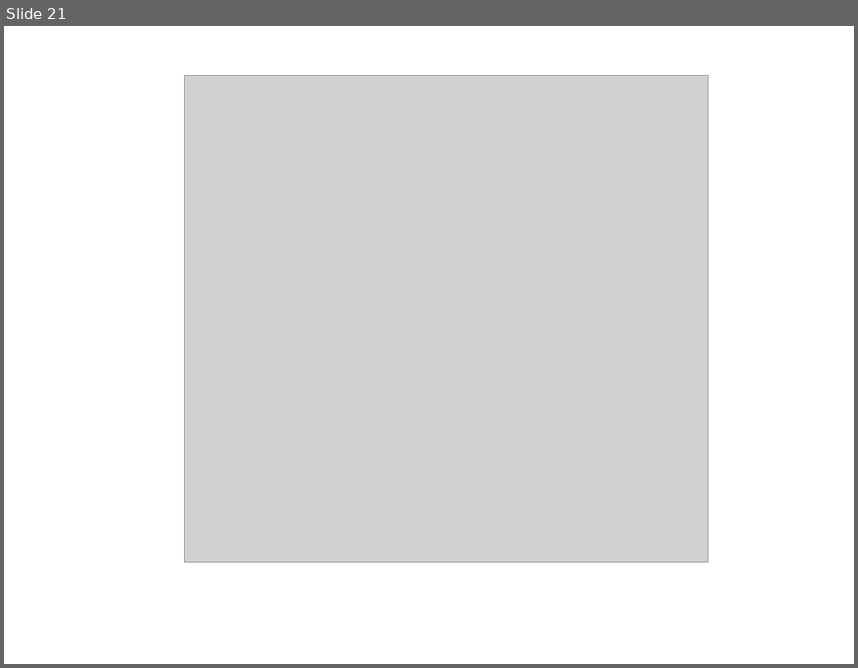
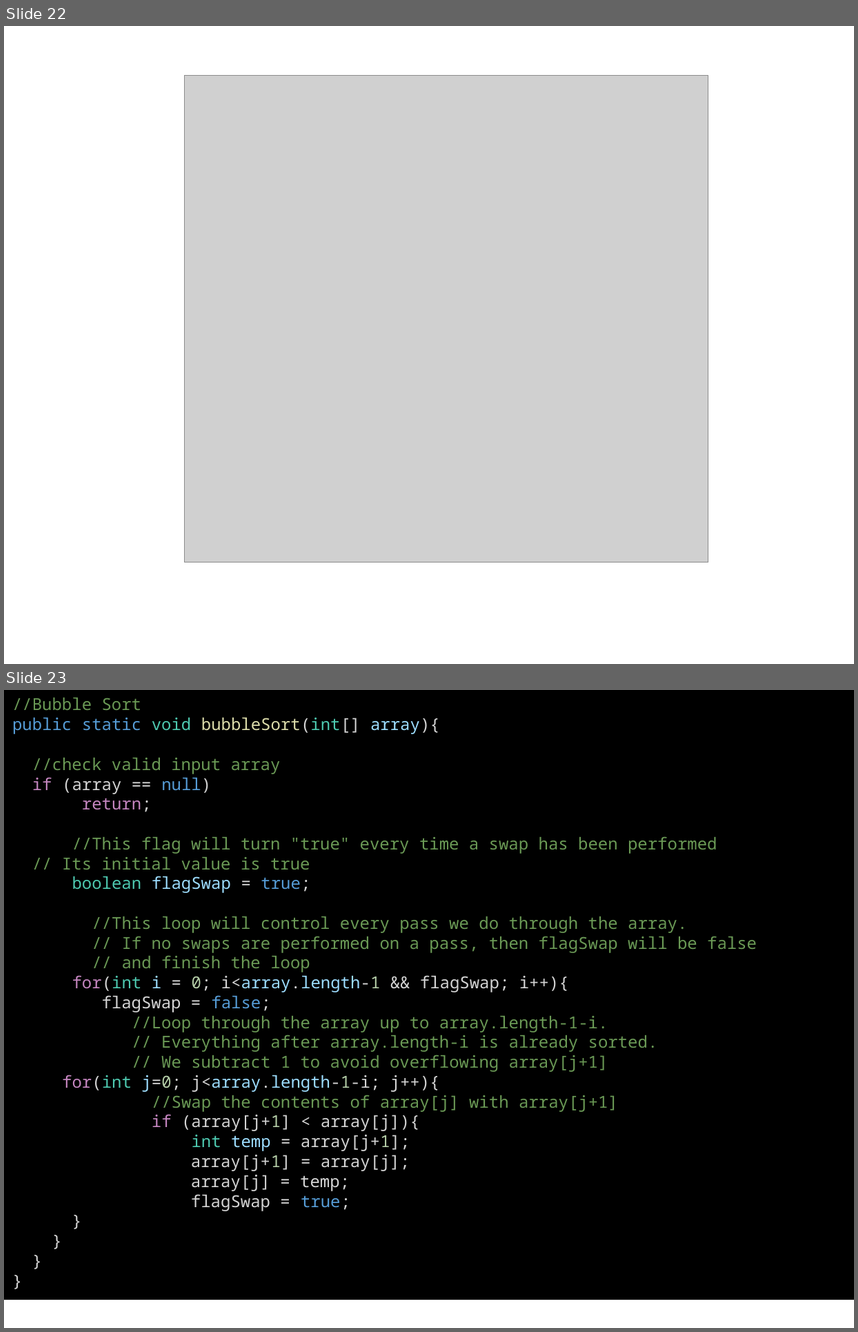
Before and after one commit to OMardil/INFO2, a slide deck: MOD02_Algoritmos_de_ordenamiento_y_busqueda/01 Presentacion/INFO2_MOD2-Ordenamiento_y_Busqueda.pptx. Shown one above the other, each under a label of ours: slide 21 before the commit, slides 22 and 23 after it. The pictures are 858x668 and 858x1332 pixels, drawn with LibreOffice and Linux fonts; fonts in the diff are those of the drawing; grey boxes stand for pictures. Boxes give left, top, right and bottom in pixels: in the first picture for what was removed or moved away, otherwise in the second. Text is boxed around its words. In the diff, an @@ line names an element or a change of style, - is before the commit and + after.

Commit message:
Selection and Bubble Sort

```diff
--- a/MOD02_Algoritmos_de_ordenamiento_y_busqueda/01 Presentacion/INFO2_MOD2-Ordenamiento_y_Busqueda.pptx
+++ b/MOD02_Algoritmos_de_ordenamiento_y_busqueda/01 Presentacion/INFO2_MOD2-Ordenamiento_y_Busqueda.pptx
@@ slide 23 added at [4,690,854,1328], background #FFFFFF @@
@@ rectangle added at [4,690,854,1299], fill #000000, 14 pt, text #6A9955 @@
+//Bubble Sort
+public static void bubbleSort(int[] array){
+//check valid input array
+if (array == null)
+return;
+//This flag will turn "true" every time a swap has been performed
+// Its initial value is true
+boolean flagSwap = true;
+//This loop will control every pass we do through the array.
+// If no swaps are performed on a pass, then flagSwap will be false
+// and finish the loop
+for(int i = 0; i<array.length-1 && flagSwap; i++){
+flagSwap = false;
+//Loop through the array up to array.length-1-i.
+// Everything after array.length-i is already sorted.
+// We subtract 1 to avoid overflowing array[j+1]
+for(int j=0; j<array.length-1-i; j++){
+//Swap the contents of array[j] with array[j+1]
+if (array[j+1] < array[j]){
+int temp = array[j+1];
+array[j+1] = array[j];
+array[j] = temp;
+flagSwap = true;
+}
+}
+}
+}
@@ what was slide 21 is now slide 22 @@
```
Also in this commit, not shown: 7 slides changed, 3 other slides added, 3 slides removed, 1 other file.
